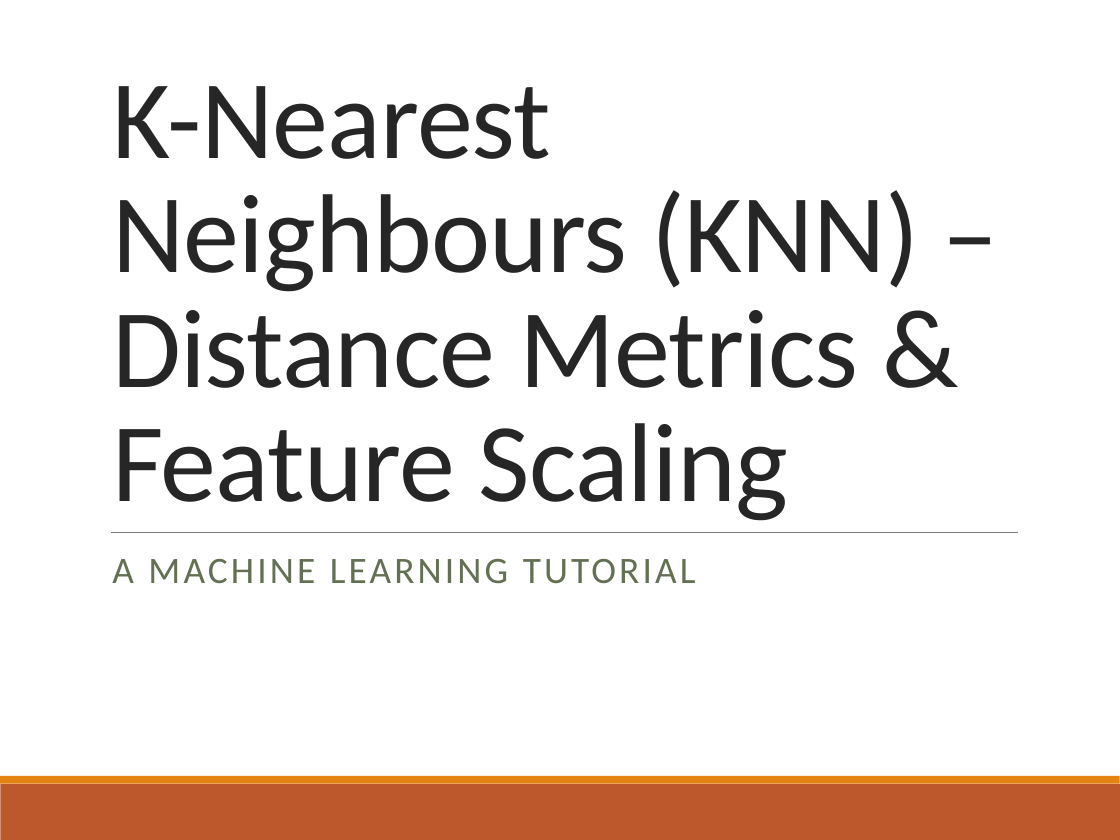
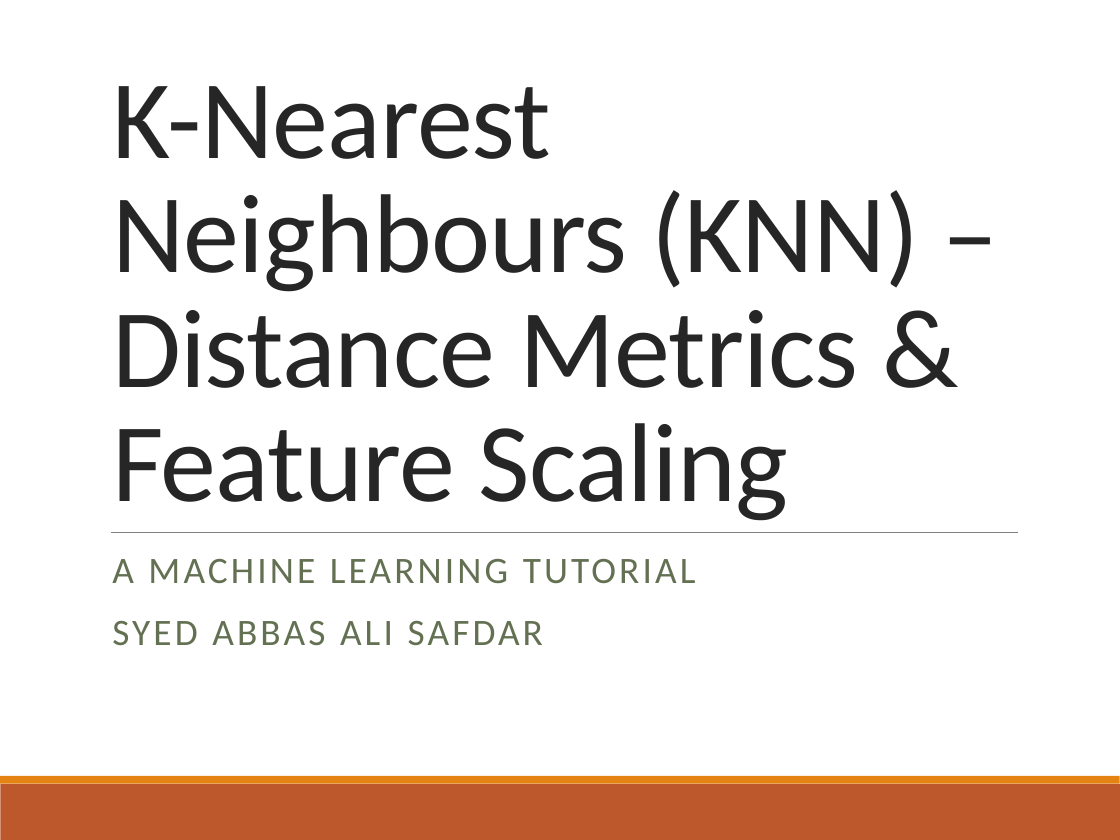
Before and after one commit to Abbas12u/MachineleariningKNN, a slide deck: slide 1 of KNN_Tutorial_Slides.pptx. Drawn at 1120x840 pixels with LibreOffice and Linux fonts; fonts in the diff are those of the drawing. Boxes give left, top, right and bottom in pixels: in the first picture for what was removed or moved away, otherwise in the second. Text is boxed around its words. In the diff, an @@ line names an element or a change of style, - is before the commit and + after.

```diff
--- a/KNN_Tutorial_Slides.pptx
+++ b/KNN_Tutorial_Slides.pptx
@@ subtitle at (112, 621, 543, 645): paragraph added @@
+SYED ABBAS ALI SAFDAR
```
Also in this commit, not shown: 1 other slide changed, 1 slide added.
